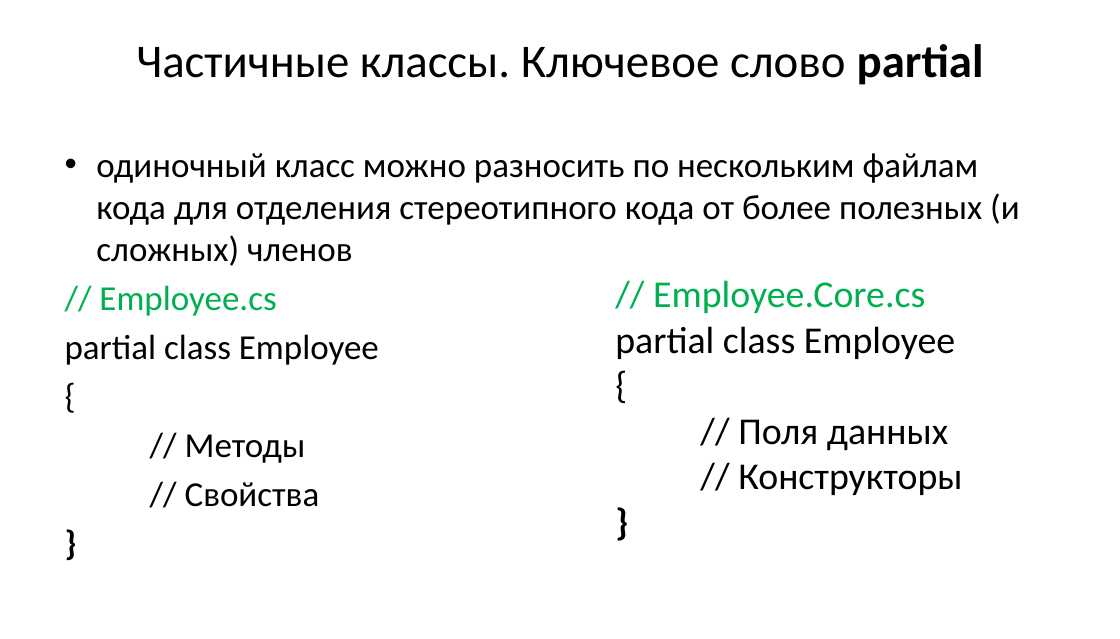
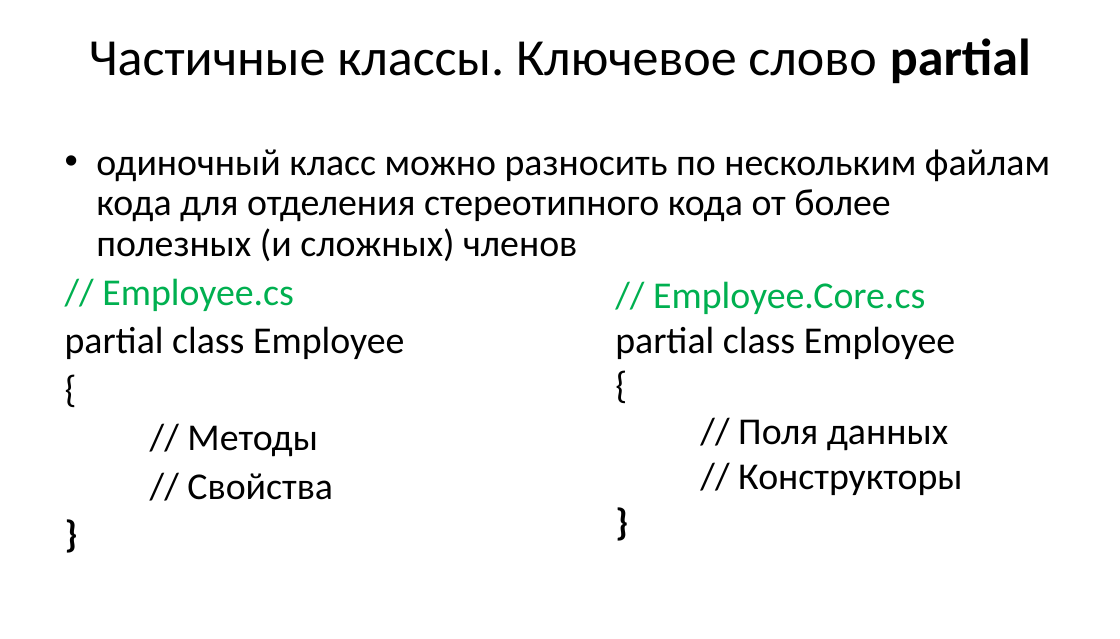
Before and after one commit to Mrztv/KRSU, a slide deck: slide 61 of 2026/ООП/Хмелева/ООП1.pptx. Drawn at 1120x639 pixels with LibreOffice and Linux fonts; fonts in the diff are those of the drawing. Boxes give left, top, right and bottom in pixels: in the first picture for what was removed or moved away, otherwise in the second. Text is boxed around its words. In the diff, an @@ line names an element or a change of style, - is before the commit and + after.

```diff
--- a/2026/ООП/Хмелева/ООП1.pptx
+++ b/2026/ООП/Хмелева/ООП1.pptx
@@ title "Частичные классы. Ключевое слово partial" at (x1=89, y1=38, x2=1031, y2=84): size 39.6 to 44 pt; line spacing 1 to 0.9 @@
@@ text "одиночный класс можно разносить по ..." at (x1=65, y1=149, x2=1050, y2=500): size 29.6 to 32 pt; line spacing 1 to 0.9 @@
```
Also in this commit, not shown: 58 other slides changed, 27 other files.
